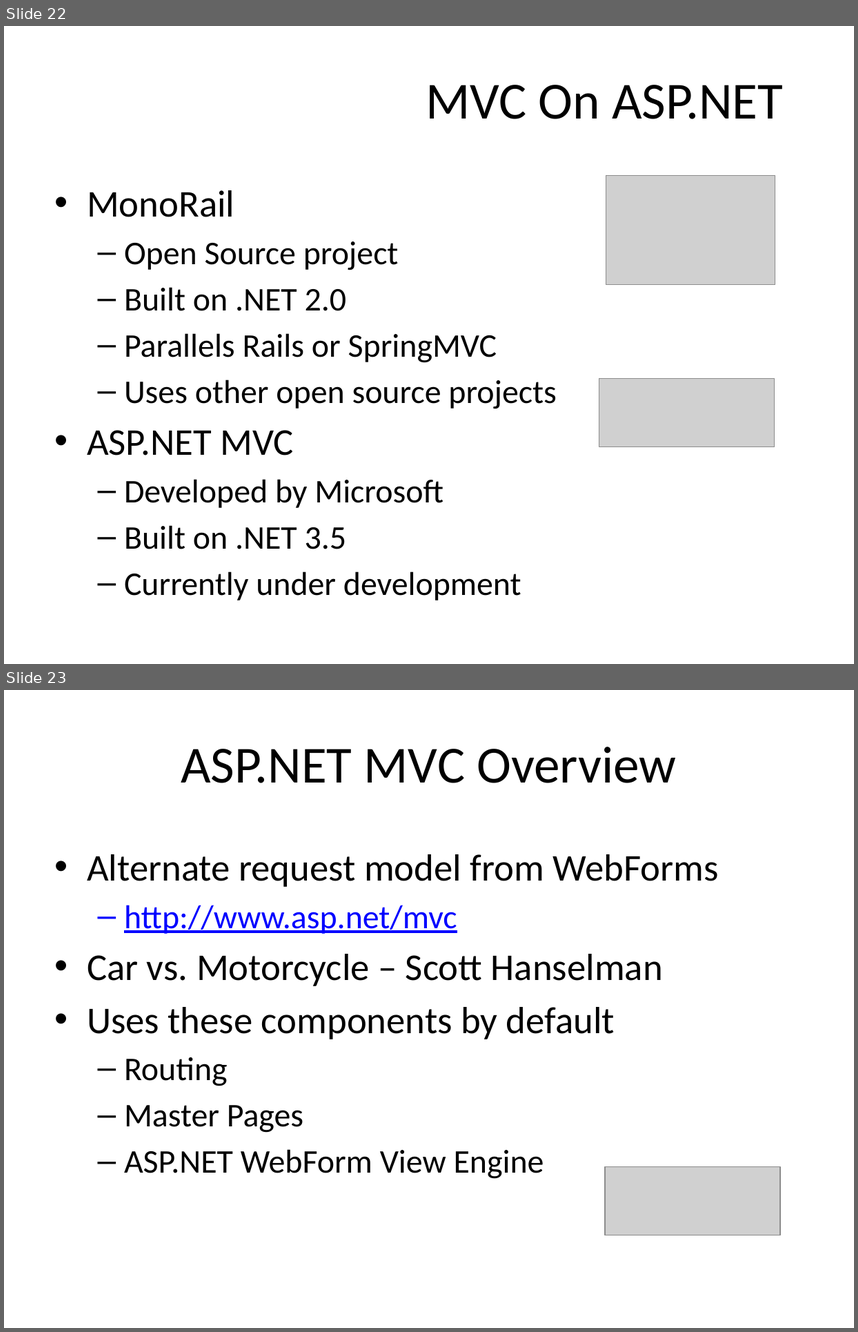
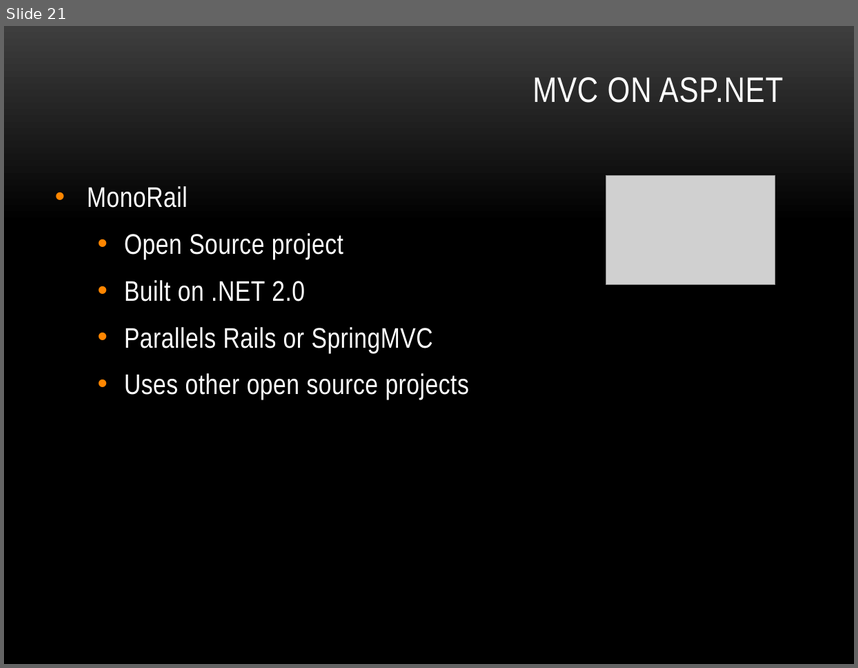
Before and after one commit to lozanotek/zenofmvc, a slide deck: slides/aspnet_mvc_zen.pptx. Shown one above the other, each under a label of ours: slides 22 and 23 before the commit, slide 21 after it. The pictures are 858x1332 and 858x668 pixels, drawn with LibreOffice and Linux fonts; fonts in the diff are those of the drawing; grey boxes stand for pictures; background and template pictures are left out. Boxes give left, top, right and bottom in pixels: in the first picture for what was removed or moved away, otherwise in the second. Text is boxed around its words. In the diff, an @@ line names an element or a change of style, - is before the commit and + after.

```diff
--- a/slides/aspnet_mvc_zen.pptx
+++ b/slides/aspnet_mvc_zen.pptx
@@ slide 23 removed at box(4, 690, 854, 1328), background #FFFFFF @@
@@ title removed at box(181, 747, 677, 783) @@
-ASP.NET MVC Overview
@@ text removed at box(87, 854, 719, 1179) @@
-• Alternate request model from WebForms
-  – http://www.asp.net/mvc
-• Car vs. Motorcycle – Scott Hanselman
-• Uses these components by default
-  – Routing
-  – Master Pages
-  – ASP.NET WebForm View Engine
@@ picture removed at box(605, 1167, 780, 1235) @@
@@ what was slide 22 is now slide 21 @@
@@ slide 21 changed as well @@
@@ background #FFFFFF to picture (left out) @@
@@ title at box(533, 77, 784, 103): text changed; size 44 to 30 pt; font Calibri to Arial Narrow; text colour #000000 to #FFFFFF @@
-MVC On ASP.NET
+MVC ON ASP.NET
@@ text "MonoRail" at box(87, 186, 469, 399): size 32 to 24 pt in "MonoRail"; font Calibri to Arial Narrow, text colour #000000 to #FFFFFF, letter spacing 0 to 0.3 pt, size 28 to 24 pt; more space between paragraphs; bullet – to • @@
@@ picture removed at box(599, 379, 774, 447) @@
@@ text at box(87, 430, 522, 600): paragraphs removed @@
-• ASP.NET MVC
-  – Developed by Microsoft
-  – Built on .NET 3.5
-  – Currently under development
```
Also in this commit, not shown: 23 other slides changed, 4 slides added, 5 other slides removed, 36 other files.
